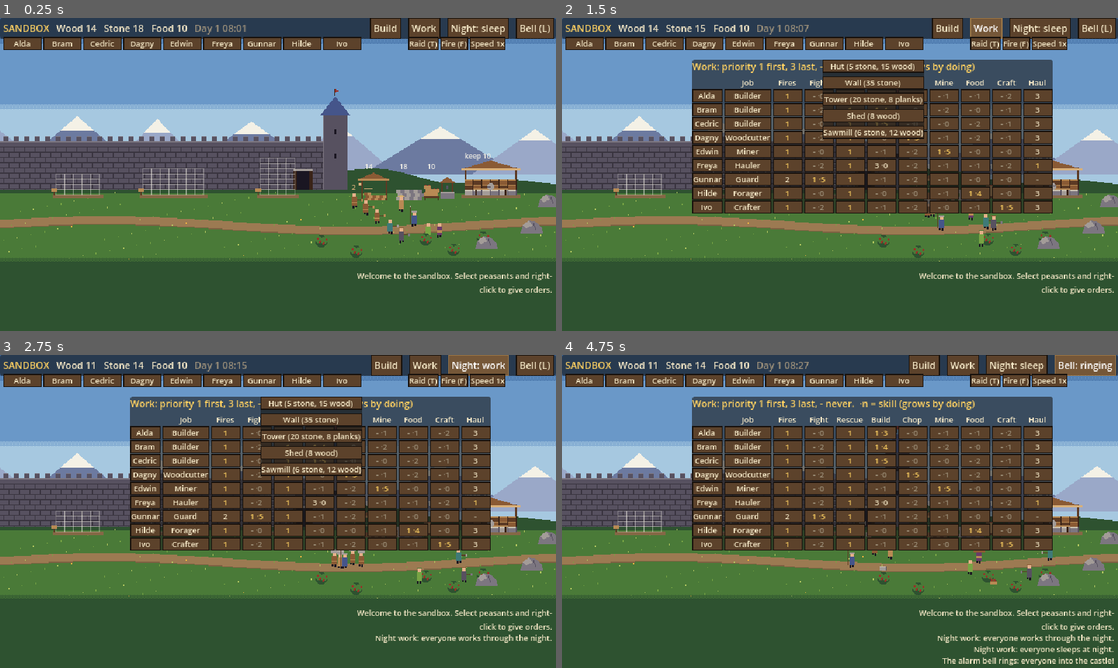
Above: before the commit, frames 1-4 (two rows, left to right).
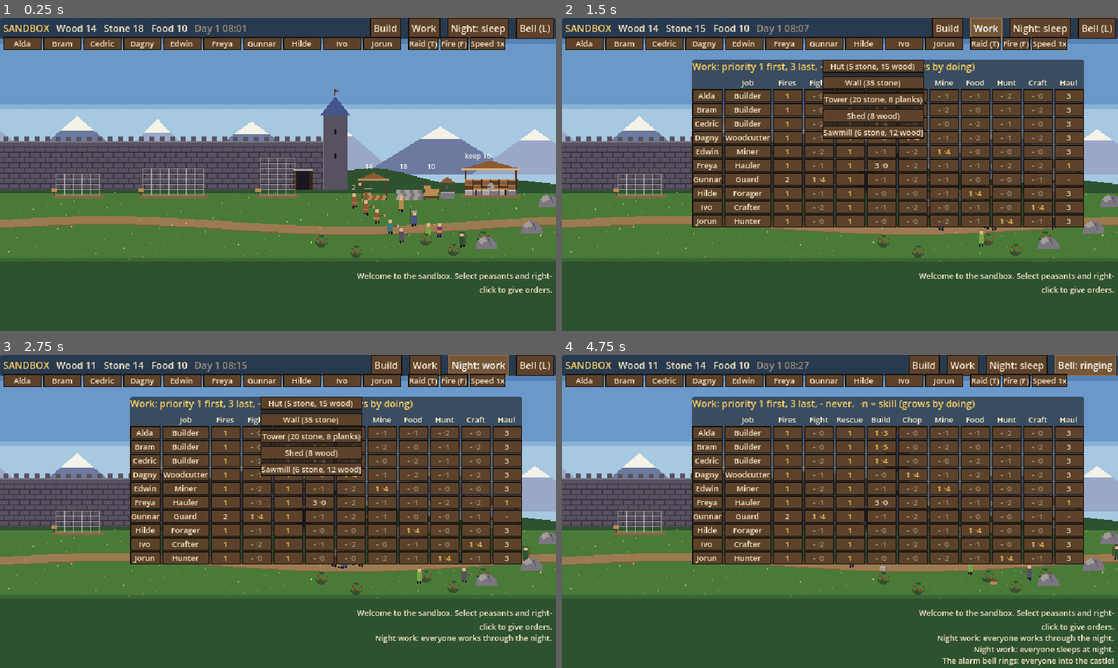
Above: after the commit, the same moments.

Repository: henrikmoepe-del/basebygger
Game: Godot game, scene res://sandbox/sandbox.tscn
Same seed, same stepped clock (60 frames per second), same inputs: the game is played once before the commit and once after it. This scene is started directly instead of the project's main scene.
Inputs:
- Up to frame 1 (0.25 s): no input
- Up to frame 2 (1.5 s): click "Build" at 0.5 s; click "Work" at 1.25 s
- Up to frame 3 (2.75 s): click "Night: sleep" at 2 s
- Up to frame 4 (4.75 s): click "Build" at 2.75 s; click "Night: work" at 3.5 s; click "Bell (L)" at 4.25 s

The runs differ from the first frame. In frame 1, 0.3% of the frame differs, in the area x 65-84%, y 6-74%; in frame 2, 6.4%; in frame 3, 6.4%; in frame 4, 6.5%, in the area x 23-100%, y 6-67%.

Commit message:
Sandbox: hunting deer in the wood to the east, with a Hunter job
Co-Authored-By: Claude Opus 5.5 <noreply@anthropic.com>
Claude-Session: https://claude.ai/code/session_01KRfBmN2ZEbarco8VY7eoa6

Diff:
--- a/sandbox/sandbox.gd
+++ b/sandbox/sandbox.gd
@@ -19,6 +19,11 @@
 const Site := preload("res://sandbox/sb_site.gd")
 const TreeThing := preload("res://sandbox/sb_tree.gd")
 const Bush := preload("res://sandbox/sb_bush.gd")
+const Deer := preload("res://sandbox/sb_deer.gd")
+## Where the wood begins; deer keep to it.
+const WOOD_FROM := 400.0
+const HERD := 4
+const HERD_GROWS := 60.0
 const Rock := preload("res://sandbox/sb_rock.gd")
 const Item := preload("res://sandbox/sb_item.gd")
 const Fire := preload("res://sandbox/sb_fire.gd")
@@ -38,6 +43,9 @@
 var trees: Array = []
 var rocks: Array = []
 var bushes: Array = []
+var deer: Array = []
+var _herd_timer := 0.0
+var deer_shot := 0
 var items: Array = []
 var fires: Array = []
 var raiders: Array = []
@@ -133,7 +141,9 @@
 		var b: Node2D = _add(Bush, spot)
 		b.setup(3)
 		bushes.append(b)
-	var crew := [["builder", 3], ["woodcutter", 1], ["miner", 1], ["hauler", 1], ["guard", 1], ["forager", 1], ["crafter", 1]]
+	for i in 3:
+		_add_deer(Vector2(470 + i * 40, 20 + i * 18))
+	var crew := [["builder", 3], ["woodcutter", 1], ["miner", 1], ["hauler", 1], ["guard", 1], ["forager", 1], ["crafter", 1], ["hunter", 1]]
 	var n := 0
 	for pair in crew:
 		for i in pair[1]:
@@ -206,6 +216,12 @@
 	selection_changed.emit()
 
 
+func _add_deer(at: Vector2) -> void:
+	var d: Node2D = _add(Deer, at)
+	d.setup()
+	deer.append(d)
+
+
 func spawn_item(res: String, at: Vector2) -> Node2D:
 	at.y = clampf(at.y, SbData.WALK_TOP, SbData.WALK_BOTTOM)
 	var it: Node2D = _add(Item, at)
@@ -215,7 +231,7 @@
 
 
 func remove_thing(t: Node2D) -> void:
-	for list in [items, fires, raiders, peasants, trees, rocks, bushes, sites]:
+	for list in [items, fires, raiders, peasants, trees, rocks, bushes, deer, sites]:
 		list.erase(t)
 	selected.erase(t)
 	for p in peasants:
@@ -257,6 +273,8 @@
 			list = rocks
 		"forage":
 			list = bushes
+		"hunt":
+			list = deer
 		"craft":
 			# Workshops whose bill wants more, with input in the stockyard.
 			list = sites.filter(func(s): return s.is_workshop() and _bill_wants(s) and (stockyard.stock.get(s.recipe().input, 0) > 0 or p.carrying == s.recipe().input))
@@ -442,7 +460,7 @@
 	for s in sites:
 		if s.is_workshop() and s.hit(at):
 			return {"kind": "craft", "target": s}
-	for list_kind in [[raiders, "fight"], [fires, "firefight"], [items, "haul"], [trees, "chop"], [rocks, "mine"], [bushes, "forage"], [sites, "build"]]:
+	for list_kind in [[deer, "hunt"], [raiders, "fight"], [fires, "firefight"], [items, "haul"], [trees, "chop"], [rocks, "mine"], [bushes, "forage"], [sites, "build"]]:
 		for t in list_kind[0]:
 			if t.is_open() and t.hit(at):
 				return {"kind": list_kind[1], "target": t}
@@ -591,7 +609,7 @@
 				start_fire()
 			KEY_W:
 				hud.toggle_work()
-			KEY_1, KEY_2, KEY_3, KEY_4, KEY_5, KEY_6, KEY_7:
+			KEY_1, KEY_2, KEY_3, KEY_4, KEY_5, KEY_6, KEY_7, KEY_8:
 				set_job_selected(SbData.JOB_ORDER[(event as InputEventKey).keycode - KEY_1])
 
 
@@ -637,6 +655,12 @@
 
 func _process(delta: float) -> void:
 	time += delta
+	# The herd grows back slowly, from the east edge of the wood.
+	if deer.size() < HERD:
+		_herd_timer += delta
+		if _herd_timer >= HERD_GROWS:
+			_herd_timer = 0.0
+			_add_deer(Vector2(SbData.EAST_EDGE - 10, randf_range(10, 70)))
 	_tint.color = Color.WHITE.lerp(SbData.NIGHT_TINT, darkness())
 	var pan := Input.get_axis("ui_left", "ui_right")
 	if Input.is_key_pressed(KEY_A):
@@ -702,7 +726,7 @@
 const ORDER_WORDS := {
 	"fight": "Fight %s", "firefight": "Put out %s", "haul": "Haul %s", "chop": "Chop %s",
 	"mine": "Mine %s", "forage": "Pick %s", "build": "Build %s", "rescue": "Rescue %s",
-	"craft": "Work at %s",
+	"craft": "Work at %s", "hunt": "Hunt %s",
 }
 
 
--- a/sandbox/sb_data.gd
+++ b/sandbox/sb_data.gd
@@ -10,11 +10,11 @@
 ## the player comes before all of it, until it is done or released.
 
 ## Kinds of work, in the order they are shown in the priority grid.
-const WORK := ["firefight", "fight", "rescue", "build", "chop", "mine", "forage", "craft", "haul"]
+const WORK := ["firefight", "fight", "rescue", "build", "chop", "mine", "forage", "hunt", "craft", "haul"]
 
 const WORK_NAMES := {
 	"firefight": "Fires", "fight": "Fight", "rescue": "Rescue", "build": "Build",
-	"chop": "Chop", "mine": "Mine", "forage": "Food", "craft": "Craft", "haul": "Haul",
+	"chop": "Chop", "mine": "Mine", "forage": "Food", "hunt": "Hunt", "craft": "Craft", "haul": "Haul",
 }
 
 ## Each job: its name, tunic colour, and its preset of work priorities.
@@ -28,6 +28,8 @@
 		"work": {"firefight": 1, "rescue": 1, "mine": 1, "haul": 3}},
 	"forager": {"name": "Forager", "tunic": Color("#78a444"),
 		"work": {"firefight": 1, "rescue": 1, "forage": 1, "haul": 3}},
+	"hunter": {"name": "Hunter", "tunic": Color("#2e5230"),
+		"work": {"firefight": 1, "rescue": 1, "hunt": 1, "haul": 3}},
 	"crafter": {"name": "Crafter", "tunic": Color("#6a3a6a"),
 		"work": {"firefight": 1, "rescue": 1, "craft": 1, "haul": 3}},
 	"hauler": {"name": "Hauler", "tunic": Color("#b88a54"),
@@ -37,13 +39,13 @@
 }
 
 ## Work that has a skill: it grows by doing it (see sb_peasant.gd `learn`).
-const SKILLED := ["build", "chop", "mine", "forage", "craft", "fight"]
+const SKILLED := ["build", "chop", "mine", "forage", "hunt", "craft", "fight"]
 const SKILL_MAX := 10
 ## Seconds of practice for the next level: BASE + PER_LEVEL * level.
 const SKILL_BASE := 20.0
 const SKILL_PER_LEVEL := 12.0
 
-const JOB_ORDER := ["builder", "woodcutter", "miner", "forager", "crafter", "hauler", "guard"]
+const JOB_ORDER := ["builder", "woodcutter", "miner", "forager", "hunter", "crafter", "hauler", "guard"]
 
 const NAMES := ["Alda", "Bram", "Cedric", "Dagny", "Edwin", "Freya", "Gunnar",
 		"Hilde", "Ivo", "Jorun", "Kettil", "Liv", "Magnus", "Nora"]
@@ -106,7 +108,7 @@
 
 ## How many peasants work one thing at a time when choosing for themselves.
 ## Orders from the player ignore these.
-const CAPACITY := {"tree": 1, "rock": 2, "item": 1, "site": 4, "fire": 3}
+const CAPACITY := {"deer": 1, "tree": 1, "rock": 2, "item": 1, "site": 4, "fire": 3}
 
 ## Palette (from the Game_1 Art Direction page).
 const INK := Color("#1a1622")
--- /dev/null
+++ b/sandbox/sb_deer.gd
@@ -0,0 +1,111 @@
+extends "res://sandbox/sb_thing.gd"
+## A deer in the wood to the east: grazes, wanders, and runs from anyone who
+## comes near. A hunter shoots it from range; it leaves meat to haul home.
+
+const SPEED := 22.0
+const RUN_SPEED := 46.0
+const SHY := 34.0
+const MEAT := 2
+
+var hp := 1
+var _to := Vector2.INF
+var _graze := 0.0
+var _running := 0.0
+var _walking := false
+
+
+func setup() -> void:
+	kind = "deer"
+
+
+func capacity() -> int:
+	return 1
+
+
+func is_open() -> bool:
+	return hp > 0
+
+
+func hit(p: Vector2) -> bool:
+	return Rect2(position + Vector2(-8, -12), Vector2(16, 14)).has_point(p)
+
+
+func label() -> String:
+	return "a deer"
+
+
+func work_spot(peasant: Node2D) -> Vector2:
+	return position
+
+
+## An arrow missed: off it runs, away from the hunter.
+func scare(from: Vector2) -> void:
+	_running = 3.0
+	var away := (position - from).normalized()
+	_to = position + Vector2(absf(away.x) + 0.4, away.y).normalized() * 70.0
+
+
+## Hit by an arrow.
+func shot() -> void:
+	hp -= 1
+	if hp <= 0:
+		world.deer_shot += 1
+		for other in world.deer:
+			if other != self and other.position.distance_to(position) < 90.0:
+				other.scare(position)
+		for i in MEAT:
+			world.spawn_item("food", position + Vector2(-4 + i * 8, 2))
+		world.announce("A deer is shot: meat to bring home.")
+		world.remove_thing(self)
+
+
+func _process(delta: float) -> void:
+	_walking = false
+	var near: Node2D = world.nearest_peasant(position, SHY)
+	if near != null:
+		# Run away, deeper into the wood.
+		_running = 1.5
+		var away := (position - near.position).normalized()
+		if away.x < 0.3:
+			away.x = 0.6
+		_to = position + away.normalized() * 40.0
+	if _running > 0.0:
+		_running -= delta
+	if _graze > 0.0:
+		_graze -= delta
+	elif _to == Vector2.INF or position.distance_to(_to) < 1.0:
+		_graze = randf_range(2.0, 6.0)
+		_to = Vector2(randf_range(world.WOOD_FROM, SbData.EAST_EDGE - 10), randf_range(SbData.WALK_TOP + 4, SbData.WALK_BOTTOM))
+	else:
+		_walking = true
+		var speed := RUN_SPEED if _running > 0.0 else SPEED
+		_to.x = clampf(_to.x, world.WOOD_FROM - 40.0, SbData.EAST_EDGE - 6.0)
+		_to.y = clampf(_to.y, SbData.WALK_TOP, SbData.WALK_BOTTOM)
+		var before := position.x
+		position = position.move_toward(_to, speed * delta)
+		if absf(position.x - before) > 0.01:
+			scale.x = 1.0 if position.x > before else -1.0
+	queue_redraw()
+
+
+func _draw() -> void:
+	var t := Time.get_ticks_msec() / 110.0 + position.x
+	var step := int(t) % 2 if _walking else -1
+	var brown := SbData.WOOD2
+	# Legs, body, neck and head (grazing: head down), antlers.
+	for i in 4:
+		var lx := -5.0 + i * 3.0
+		var long := (i + (step if step >= 0 else 0)) % 2 == 0
+		draw_rect(Rect2(lx, -4, 1, 4 if long or step < 0 else 3), SbData.WOOD1)
+	draw_rect(Rect2(-6, -8, 11, 4), brown)
+	draw_rect(Rect2(-6, -8, 11, 1), SbData.WOOD3)
+	draw_rect(Rect2(-7, -8, 1, 2), SbData.DAUB)
+	var down := _graze > 0.0 and not _walking
+	var head := Vector2(5, -6) if down else Vector2(5, -12)
+	draw_rect(Rect2(4, head.y + 2, 2, -head.y - 6 if not down else 2), brown)
+	draw_rect(Rect2(head.x, head.y, 4, 3), brown)
+	draw_rect(Rect2(head.x + 3, head.y + 1, 1, 1), SbData.INK)
+	if not down:
+		draw_rect(Rect2(head.x, head.y - 3, 1, 3), SbData.WOOD3)
+		draw_rect(Rect2(head.x + 2, head.y - 3, 1, 3), SbData.WOOD3)
+		draw_rect(Rect2(head.x - 1, head.y - 3, 1, 1), SbData.WOOD3)
--- a/sandbox/sb_hud.gd
+++ b/sandbox/sb_hud.gd
@@ -52,7 +52,7 @@
 	_make_site_panel()
 	_make_card()
 	var help := Label.new()
-	help.text = "Left-click: select (Shift adds)  Drag: box  Right-click: order  R: release  1-7: job  G: draft  X: forbid  L: bell"
+	help.text = "Left-click: select (Shift adds)  Drag: box  Right-click: order  R: release  1-8: job  G: draft  X: forbid  L: bell"
 	help.add_theme_font_size_override("font_size", 8)
 	help.add_theme_color_override("font_color", UiTheme.PARCHMENT_DIM)
 	help.set_anchors_preset(Control.PRESET_BOTTOM_LEFT)
--- a/sandbox/sb_peasant.gd
+++ b/sandbox/sb_peasant.gd
@@ -15,6 +15,11 @@
 const REACH := 9.0
 const FLEE_FROM := 70.0
 const MAX_LOAD := 3
+## Hunting: shooting range, time to aim, chance to hit at skill 0 and per level.
+const BOW_RANGE := 70.0
+const AIM_TIME := 2.5
+const HIT_BASE := 0.35
+const HIT_PER_LEVEL := 0.06
 ## Further than this along the ground, one keeps to the path.
 const PATH_FROM := 60.0
 ## Loose things this near the one picked up are taken along on the same trip.
@@ -257,6 +262,8 @@
 	match task.get("kind", ""):
 		"supply":
 			return prefix + "bringing %s to %s" % [task.res, t.label()]
+		"hunt":
+			return prefix + "hunting " + t.label()
 		"craft":
 			if _short != "":
 				return prefix + "waiting for %s at %s" % [_short, t.label()]
@@ -314,6 +321,7 @@
 func _process(delta: float) -> void:
 	_cool = maxf(_cool - delta, 0.0)
 	_hurt = maxf(_hurt - delta, 0.0)
+	_arrow = maxf(_arrow - delta, 0.0)
 	_walking = false
 	_anim = ""
 	hunger = minf(hunger + 100.0 / SbData.HUNGER_TIME * delta, 100.0)
@@ -523,6 +531,8 @@
 			_do_supply(t, delta)
 		"craft":
 			_do_craft(t, delta)
+		"hunt":
+			_do_hunt(t, delta)
 		"chop":
 			_do_gather(t, delta, "chop")
 		"mine":
@@ -678,6 +688,38 @@
 				_made = 0
 
 
+## Creeps within bow range of the deer, aims, shoots. A miss scares it off;
+## the hunter follows.
+var _arrow := 0.0
+var _arrow_to := Vector2.ZERO
+
+
+func _do_hunt(prey: Node2D, delta: float) -> void:
+	if carrying != "":
+		_drop()
+	var d := position.distance_to(prey.position)
+	if d > BOW_RANGE * 0.85:
+		# Creep closer, slowly at the end.
+		_timer = 0.0
+		_go(prey.position, delta, 0.6 if d < BOW_RANGE * 1.3 else 1.0)
+		return
+	_anim = "aim"
+	scale.x = 1.0 if prey.position.x > position.x else -1.0
+	_timer += delta * skill_mult("hunt")
+	learn("hunt", delta)
+	if _timer >= AIM_TIME:
+		_timer = 0.0
+		_arrow = 0.25
+		_arrow_to = prey.position + Vector2(0, -6)
+		if randf() < HIT_BASE + HIT_PER_LEVEL * float(skill.hunt):
+			prey.shot()
+		else:
+			prey.scare(position)
+			if not task.get("forced", false) and randf() < 0.4:
+				# Gave up on this one for now.
+				_end_task()
+
+
 ## Brings one load of material from the stockyard to a building site.
 func _do_supply(site: Node2D, delta: float) -> void:
 	var res: String = task.res
@@ -925,6 +967,16 @@
 			draw_rect(Rect2(-3, bob - 18, 6, 1), SbData.GRASS2)
 		"crafter":
 			draw_rect(Rect2(-3, bob - 9, 6, 3), SbData.WOOD3)
+		"hunter":
+			# A hood and a bow.
+			draw_rect(Rect2(-3, bob - 18, 6, 2), SbData.GRASS1)
+			if carrying == "":
+				var bow_x := 4.0
+				draw_rect(Rect2(bow_x, bob - 15, 1, 10), SbData.WOOD1)
+				draw_rect(Rect2(bow_x + 1, bob - 16, 1, 1), SbData.WOOD1)
+				draw_rect(Rect2(bow_x + 1, bob - 5, 1, 1), SbData.WOOD1)
+				if _anim == "aim":
+					draw_rect(Rect2(bow_x - 3, bob - 11, 6, 1), SbData.WOOD3)
 		"hauler":
 			draw_rect(Rect2(-4, bob - 18, 8, 1), SbData.THATCH)
 			draw_rect(Rect2(-2, bob - 19, 4, 1), SbData.THATCH)
@@ -961,6 +1013,11 @@
 		draw_rect(Rect2(6, bob - 14, 3, 2), SbData.SKY3)
 		draw_rect(Rect2(9, bob - 12, 2, 2), SbData.SKY2)
 	_draw_marks(bob - 24.0)
+	if _arrow > 0.0:
+		# The arrow in flight, drawn from the bow towards the target.
+		var to := (_arrow_to - position) * Vector2(scale.x, 1.0)
+		var at := Vector2(4, -12).lerp(to, 1.0 - _arrow / 0.25)
+		draw_line(at, at - (to - Vector2(4, -12)).normalized() * 5.0, SbData.WOOD3, 1.0)
 
 
 ## A tool raised or swung while working.
--- a/sandbox/tests/shots.gd
+++ b/sandbox/tests/shots.gd
@@ -36,6 +36,8 @@
 	"mill": {"steps": [[20.0, "mill"], [0.3, "shot"]]},
 	# The alarm bell during a raid: the guard at the post, the rest inside.
 	"bell": {"steps": [[2.0, "bell"], [8.0, "shot"]]},
+	# The hunter in the wood, aiming at a deer.
+	"hunt": {"steps": [[0.5, "hunt"], [5.5, "shot"], [3.0, "shot"]]},
 	"box": {"steps": [[2.0, "box"], [0.1, "goto"], [0.4, "shot"]]},
 }
 
@@ -159,6 +161,9 @@
 			w.set_alarm(true)
 			w.start_raid(3)
 			w.camera.position = Vector2(-60, -20)
+		"hunt":
+			w.camera.position = Vector2(480, -20)
+			w.camera.zoom = Vector2(2, 2)
 		"work":
 			w.peasants[3].cycle_prio("haul")
 			w.hud.toggle_work()
--- a/sandbox/tests/test_sandbox.gd
+++ b/sandbox/tests/test_sandbox.gd
@@ -244,6 +244,13 @@
 	for t in w.trees:
 		t.forbidden = false
 
+	# 14. Hunting: the hunter shoots a deer, which leaves meat.
+	var shot_before: int = w.deer_shot
+	var hunted := await _wait(180.0, func(): return w.deer_shot > shot_before)
+	_check(hunted, "the hunter shoots a deer by themselves")
+	var meat: int = w.items.filter(func(it): return it.res == "food").size()
+	_check(meat >= 1 or w.stockyard.stock.food > 0, "the deer leaves meat")
+
 	_check(_off_band == 0, "nobody leaves the ground band (%d frames off it)" % _off_band)
 	print("ALL PASSED" if _fails == 0 else "%d FAILED" % _fails)
 	quit(1 if _fails > 0 else 0)
Not shown, added: sandbox/sb_deer.gd.uid
Binary file added: sandbox/shots/hunt.png
Not shown, changed: sandbox/README.md
